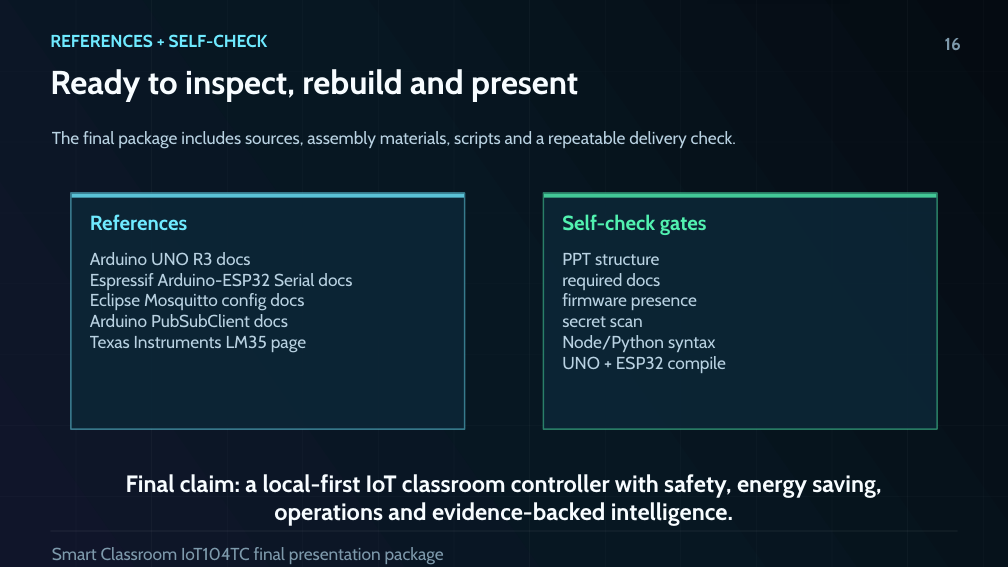
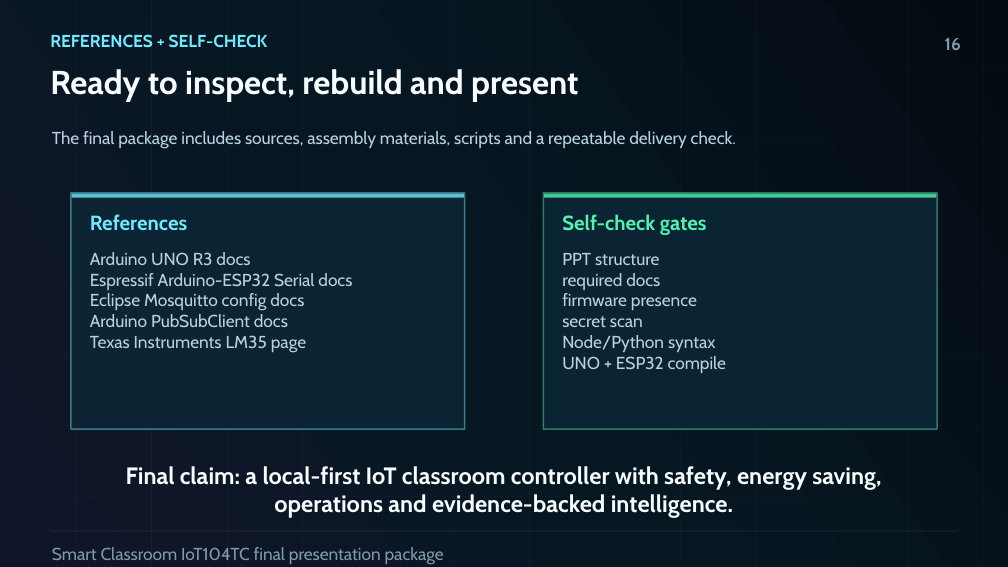
Before and after one commit to 3351666087/desktop-tutorial, a slide deck: slide 16 of docs/presentation/SmartClassroom_IoT104TC_Demo.pptx. Drawn at 1008x567 pixels with LibreOffice and Linux fonts; fonts in the diff are those of the drawing. Boxes give left, top, right and bottom in pixels: in the first picture for what was removed or moved away, otherwise in the second. Text is boxed around its words. In the diff, an @@ line names an element or a change of style, - is before the commit and + after.

Commit message:
Add PPT layout QA to delivery self-check

```diff
--- a/docs/presentation/SmartClassroom_IoT104TC_Demo.pptx
+++ b/docs/presentation/SmartClassroom_IoT104TC_Demo.pptx
@@ text "Final claim: a local-first IoT ...": place and size @@
-text "Final claim: a local-first IoT ..." at box(126, 474, 881, 526)
+text "Final claim: a local-first IoT ..." at box(126, 466, 881, 518)
```
Also in this commit, not shown: 15 other slides changed, 18 other files.
